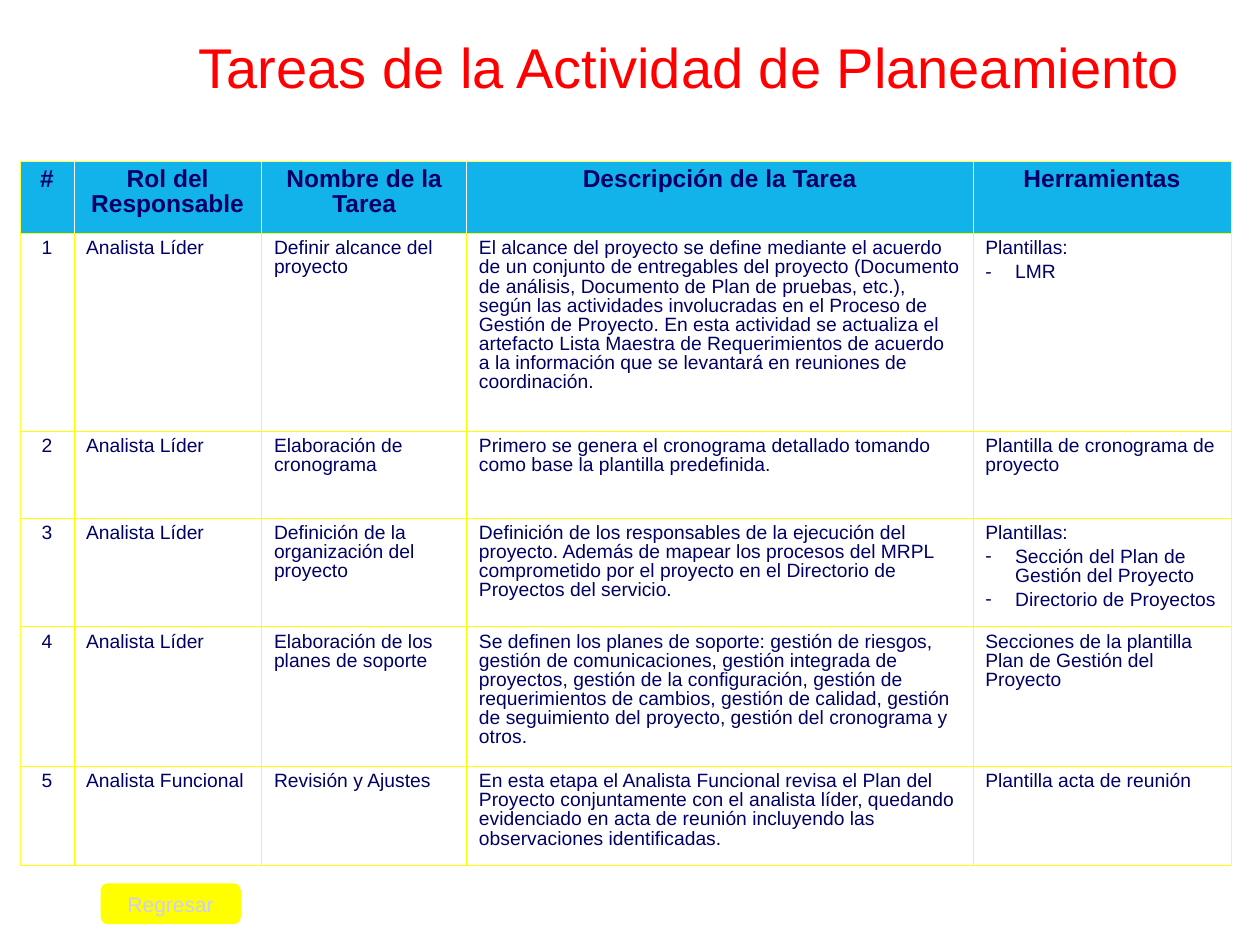
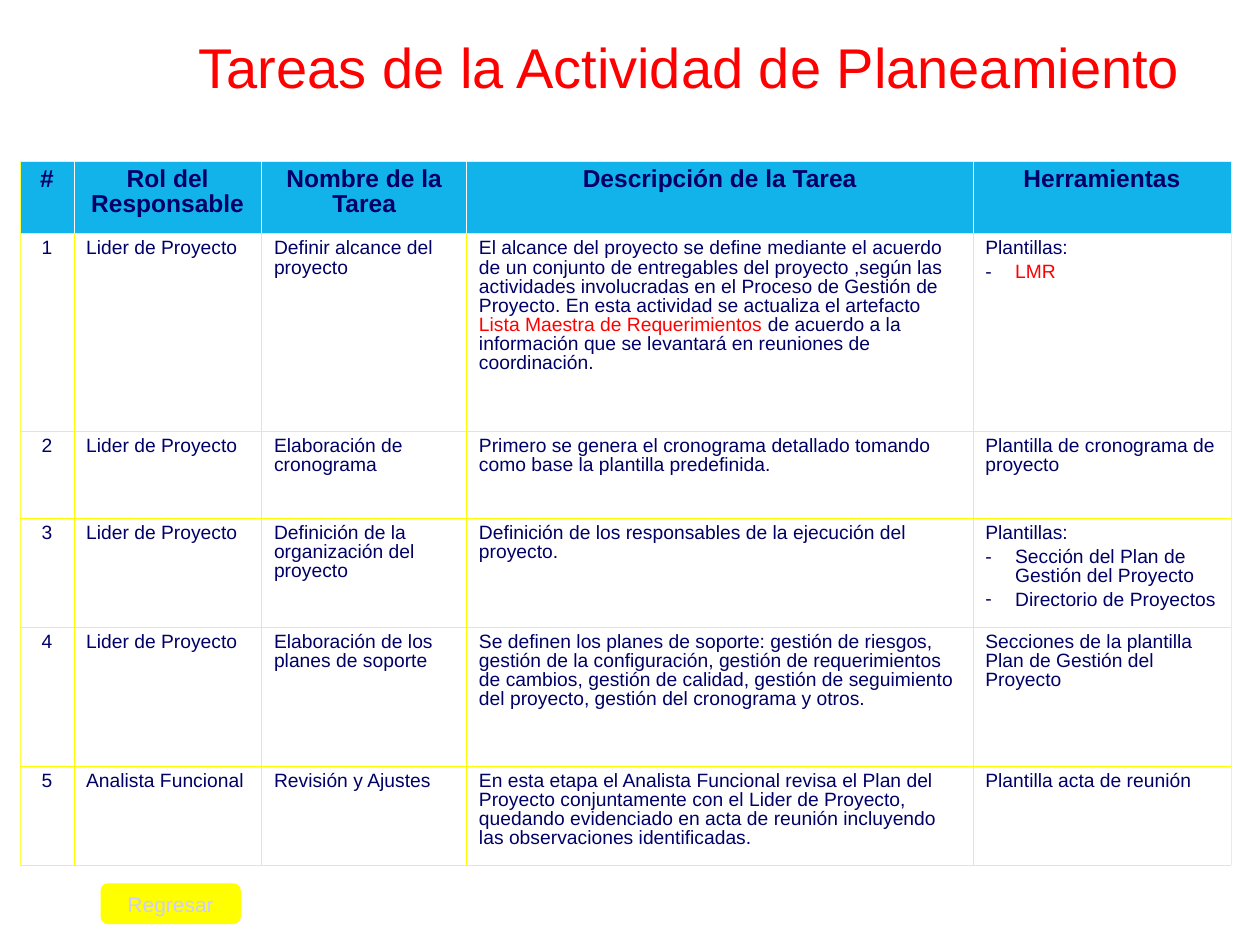
Before and after one commit to cjbensan/sistema-facturacion-inventario, a slide deck: slide 21 of CMMI-Nivel-2/PP-PMC/PGPRO_0.1_2015.ppt (slide 20 before the commit). Drawn at 1260x945 pixels with LibreOffice and Linux fonts; fonts in the diff are those of the drawing; background and template pictures are left out. Boxes give left, top, right and bottom in pixels: in the first picture for what was removed or moved away, otherwise in the second. Text is boxed around its words. In the diff, an @@ line names an element or a change of style, - is before the commit and + after.

```diff
--- a/CMMI-Nivel-2/PP-PMC/PGPRO_0.1_2015.ppt
+++ b/CMMI-Nivel-2/PP-PMC/PGPRO_0.1_2015.ppt
@@ table at <box>20,161,1232,864</box> @@
-row 2, column 2: Analista Líder
+row 2, column 2: Lider de Proyecto
-row 2, column 4: El alcance del proyecto se define mediante el acuerdo de un conjunto de entregables del proyecto (Documento de análisis, Documento de Plan de pruebas, etc.), según las actividades involucradas en el Proceso de Gestión de Proyecto. En esta actividad se actualiza el artefacto Lista Maestra de Requerimientos de acuerdo a la información que se levantará en reuniones de coordinación.
+row 2, column 4: El alcance del proyecto se define mediante el acuerdo de un conjunto de entregables del proyecto ,según las actividades involucradas en el Proceso de Gestión de Proyecto. En esta actividad se actualiza el artefacto Lista Maestra de Requerimientos de acuerdo a la información que se levantará en reuniones de coordinación.
-row 3, column 2: Analista Líder
+row 3, column 2: Lider de Proyecto
-row 4, column 2: Analista Líder
+row 4, column 2: Lider de Proyecto
-row 4, column 4: Definición de los responsables de la ejecución del proyecto. Además de mapear los procesos del MRPL comprometido por el proyecto en el Directorio de Proyectos del servicio.
+row 4, column 4: Definición de los responsables de la ejecución del proyecto.
-row 5, column 2: Analista Líder
+row 5, column 2: Lider de Proyecto
-row 5, column 4: Se definen los planes de soporte: gestión de riesgos, gestión de comunicaciones, gestión integrada de proyectos, gestión de la configuración, gestión de requerimientos de cambios, gestión de calidad, gestión de seguimiento del proyecto, gestión del cronograma y otros.
+row 5, column 4: Se definen los planes de soporte: gestión de riesgos, gestión de la configuración, gestión de requerimientos de cambios, gestión de calidad, gestión de seguimiento del proyecto, gestión del cronograma y otros.
-row 6, column 4: En esta etapa el Analista Funcional revisa el Plan del Proyecto conjuntamente con el analista líder, quedando evidenciado en acta de reunión incluyendo las observaciones identificadas.
+row 6, column 4: En esta etapa el Analista Funcional revisa el Plan del Proyecto conjuntamente con el Lider de Proyecto, quedando evidenciado en acta de reunión incluyendo las observaciones identificadas.
@@ text colour #000066 to #FF0000 in "LMR" @@
```
Also in this commit, not shown: 18 other slides changed, 1 slide added, 1 slide removed.
